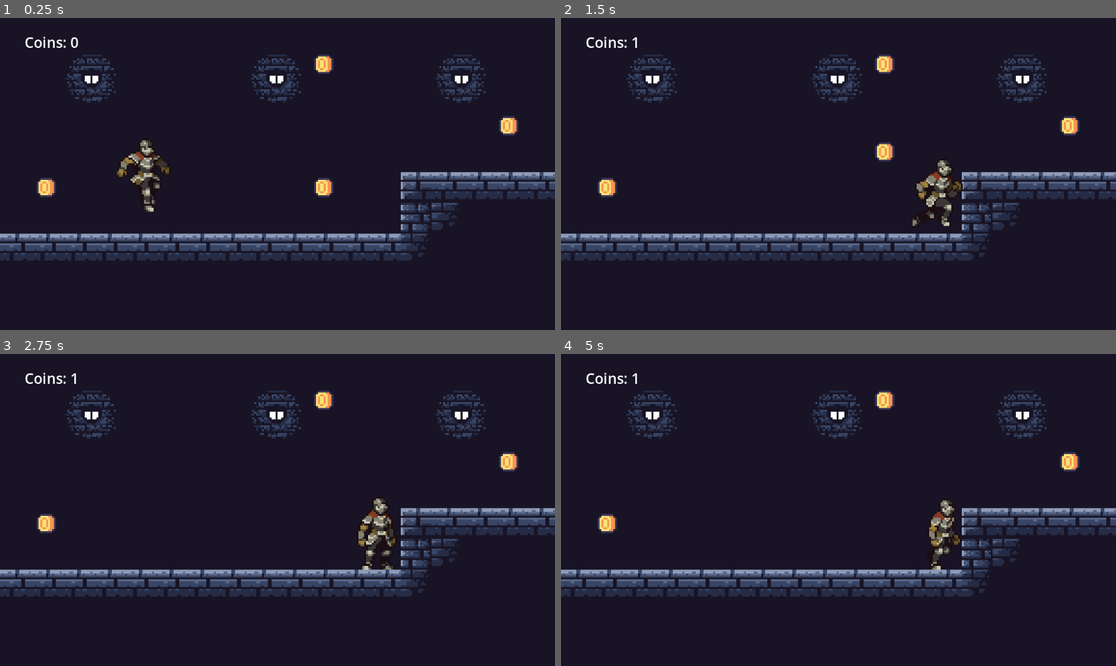
Above: before the commit, frames 1-4 (two rows, left to right).
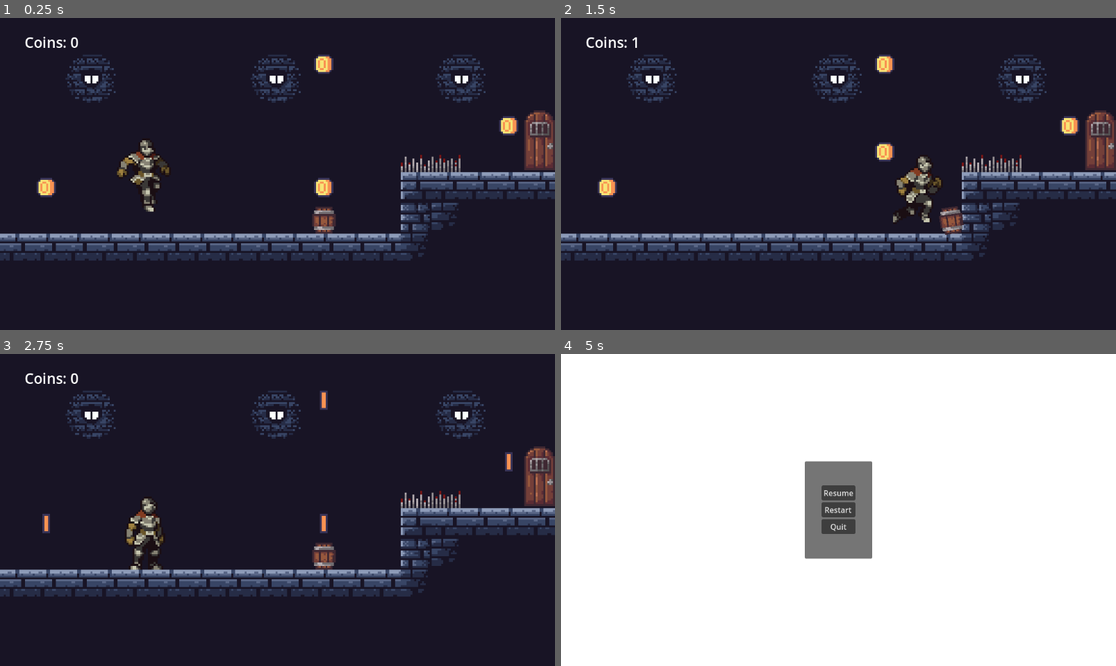
Above: after the commit, the same moments.

Repository: ciekawypl/Zajecia-Godot
Game: Godot game, scene res://levels/level 1/Level 1.tscn
The game is run twice, just before and just after one commit, with the same random seed, the same clock (stepped at 60 frames per second) and the same inputs. This scene is started directly instead of the project's main scene.
Inputs (mouse positions are in pixels of both pictures, inside the frame that each line leads up to):
- Up to frame 1 (0.25 s): no input
- Up to frame 2 (1.5 s): tap Enter (ui_accept) at 0.5, 1.35 s; hold Enter (ui_accept) 0.53-1.28 s; hold Right (right) from 0.53 s (still down)
- Up to frame 3 (2.75 s): tap Enter (ui_accept) at 1.52, 1.82 s; release Right (right) at 2 s; click (277, 506) at 2 s, where only the run after the commit has a clickable "Restart"
- Up to frame 4 (5 s): hold Left (left) 2.78-3.53 s; hold Enter (ui_accept) 2.78-3.53 s; hold Right (right) from 3.53 s (still down); tap Enter (ui_accept) at 3.6, 3.77, 4.07 s; hold Enter (ui_accept) from 4.28 s (still down); tap Escape (esc, bound only after the commit) at 4.9 s

The runs differ from the first frame. In frame 1, 1.6% of the frame differs, in the area x 56-100%, y 29-70%; in frame 2, 2.7%; in frame 3, 3.5%; in frame 4, 100%, in the area x 0-100%, y 0-100%.

Commit message:
06.03.24r

Diff:
--- a/levels/level 1/Level 1.tscn
+++ b/levels/level 1/Level 1.tscn
@@ -1,9 +1,15 @@
-[gd_scene load_steps=8 format=3 uid="uid://bhj2odnuo21lb"]
+[gd_scene load_steps=14 format=3 uid="uid://bhj2odnuo21lb"]
 
 [ext_resource type="Script" path="res://levels/level 1/Level 1.gd" id="1_f2bu3"]
 [ext_resource type="Texture2D" uid="uid://8q6eslxw7nc2" path="res://assets/Dungeon Tile Set.png" id="1_ihsop"]
 [ext_resource type="PackedScene" uid="uid://us5giql1f3ma" path="res://objects/player/Player.tscn" id="2_4pgdi"]
 [ext_resource type="PackedScene" uid="uid://ba3cvr4hi8aq7" path="res://objects/coin/coin.tscn" id="2_wk5sg"]
+[ext_resource type="PackedScene" uid="uid://b165j8sxffqje" path="res://objects/Spikes/spikes.tscn" id="5_hq4hn"]
+[ext_resource type="PackedScene" uid="uid://dwkqbxn2fbs2r" path="res://menus/pause menu/pause menu.tscn" id="5_urcgv"]
+[ext_resource type="PackedScene" uid="uid://yyyam4sywc0v" path="res://objects/box/box.tscn" id="6_880s0"]
+[ext_resource type="PackedScene" uid="uid://dhlf7xa6hroms" path="res://objects/Door/door.tscn" id="6_dj5wn"]
+[ext_resource type="PackedScene" uid="uid://dmt6skls37cy2" path="res://menus/lose menu/lose menu.tscn" id="9_78fgw"]
+[ext_resource type="PackedScene" uid="uid://p5ylo8pt3a8x" path="res://menus/win menu/win menu.tscn" id="10_axify"]
 
 [sub_resource type="TileSetAtlasSource" id="TileSetAtlasSource_766le"]
 texture = ExtResource("1_ihsop")
@@ -417,6 +423,9 @@
 
 [sub_resource type="TileSetScenesCollectionSource" id="TileSetScenesCollectionSource_lwsq6"]
 scenes/1/scene = ExtResource("2_wk5sg")
+scenes/2/scene = ExtResource("5_hq4hn")
+scenes/3/scene = ExtResource("6_dj5wn")
+scenes/4/scene = ExtResource("6_880s0")
 
 [sub_resource type="TileSet" id="TileSet_10evg"]
 physics_layer_0/collision_layer = 1
@@ -426,9 +435,6 @@
 [node name="Level1" type="Node2D"]
 texture_filter = 1
 script = ExtResource("1_f2bu3")
-
-[node name="Player" parent="." instance=ExtResource("2_4pgdi")]
-position = Vector2(323, 256)
 
 [node name="TileMap" type="TileMap" parent="."]
 scale = Vector2(4, 4)
@@ -438,7 +444,10 @@
 layer_0/z_index = -1
 layer_0/tile_data = PackedInt32Array(0, 131072, 2, 65536, 131072, 2, 131072, 131072, 2, 196608, 131072, 2, 262144, 1310 …(4683 unchanged characters)…
 layer_1/name = "top"
-layer_1/tile_data = PackedInt32Array(196624, 1, 65536, 65546, 1, 65536, 327681, 1, 65536, 327690, 1, 65536)
+layer_1/tile_data = PackedInt32Array(196624, 1, 65536, 65546, 1, 65536, 327681, 1, 65536, 327690, 1, 65536, 262157, 1, 131072, 262161, 1, 196608, 393226, 1, 262144)
+
+[node name="Player" parent="." instance=ExtResource("2_4pgdi")]
+position = Vector2(323, 256)
 
 [node name="Label" type="Label" parent="."]
 offset_left = 51.0
@@ -448,8 +457,21 @@
 theme_override_font_sizes/font_size = 30
 text = "Coins: 0"
 
+[node name="CanvasLayer" type="CanvasLayer" parent="."]
+
+[node name="Pause Menu" parent="CanvasLayer" instance=ExtResource("5_urcgv")]
+visible = false
+
+[node name="lose menu" parent="CanvasLayer" instance=ExtResource("9_78fgw")]
+visible = false
+
+[node name="win menu" parent="CanvasLayer" instance=ExtResource("10_axify")]
+visible = false
+
+[connection signal="body_entered" from="TileMap/Door" to="TileMap/Door" method="_on_body_entered"]
+[connection signal="body_entered" from="TileMap/Spikes" to="TileMap/Spikes" method="_on_body_entered"]
+[connection signal="body_entered" from="TileMap/Coin" to="TileMap/Coin" method="_on_body_entered"]
+[connection signal="body_entered" from="TileMap/@Area2D@124582" to="TileMap/@Area2D@124582" method="_on_body_entered"]
+[connection signal="body_entered" from="TileMap/@Area2D@124583" to="TileMap/@Area2D@124583" method="_on_body_entered"]
+[connection signal="body_entered" from="TileMap/@Area2D@124584" to="TileMap/@Area2D@124584" method="_on_body_entered"]
 [connection signal="coinCollected" from="Player" to="." method="_on_player_coin_collected"]
-[connection signal="body_entered" from="TileMap/Coin" to="TileMap/Coin" method="_on_body_entered"]
-[connection signal="body_entered" from="TileMap/@Area2D@60439" to="TileMap/@Area2D@60439" method="_on_body_entered"]
-[connection signal="body_entered" from="TileMap/@Area2D@60440" to="TileMap/@Area2D@60440" method="_on_body_entered"]
-[connection signal="body_entered" from="TileMap/@Area2D@62228" to="TileMap/@Area2D@62228" method="_on_body_entered"]
--- /dev/null
+++ b/menus/lose menu/lose menu.gd
@@ -0,0 +1,18 @@
+extends Control
+
+func  resume():
+	get_tree().paused = false
+func pause():
+	get_tree().paused = true
+
+
+func _on_restart_pressed():
+	resume()
+	get_tree().reload_current_scene()
+	hide()
+
+
+func _on_quit_pressed():
+	resume()
+	hide()
+	SceneLoader.loadScene("res://menus/level select/Level Select.tscn")
--- /dev/null
+++ b/menus/lose menu/lose menu.tscn
@@ -0,0 +1,58 @@
+[gd_scene load_steps=2 format=3 uid="uid://dmt6skls37cy2"]
+
+[ext_resource type="Script" path="res://menus/lose menu/lose menu.gd" id="1_dx531"]
+
+[node name="lose menu" type="Control"]
+process_mode = 3
+layout_mode = 3
+anchors_preset = 15
+anchor_right = 1.0
+anchor_bottom = 1.0
+grow_horizontal = 2
+grow_vertical = 2
+script = ExtResource("1_dx531")
+
+[node name="ColorRect" type="ColorRect" parent="."]
+layout_mode = 1
+anchors_preset = 15
+anchor_right = 1.0
+anchor_bottom = 1.0
+grow_horizontal = 2
+grow_vertical = 2
+
+[node name="PanelContainer" type="PanelContainer" parent="."]
+layout_mode = 1
+anchors_preset = 8
+anchor_left = 0.5
+anchor_top = 0.5
+anchor_right = 0.5
+anchor_bottom = 0.5
+offset_left = -67.0
+offset_top = -93.0
+offset_right = 67.0
+offset_bottom = 93.0
+grow_horizontal = 2
+grow_vertical = 2
+
+[node name="VBoxContainer" type="VBoxContainer" parent="PanelContainer"]
+layout_mode = 2
+size_flags_horizontal = 4
+size_flags_vertical = 4
+
+[node name="You Lost" type="Label" parent="PanelContainer/VBoxContainer"]
+layout_mode = 2
+text = "You Lost"
+
+[node name="Restart" type="Button" parent="PanelContainer/VBoxContainer"]
+layout_mode = 2
+text = "Restart
+"
+
+[node name="Quit" type="Button" parent="PanelContainer/VBoxContainer"]
+process_mode = 3
+layout_mode = 2
+text = "Quit
+"
+
+[connection signal="pressed" from="PanelContainer/VBoxContainer/Restart" to="." method="_on_restart_pressed"]
+[connection signal="pressed" from="PanelContainer/VBoxContainer/Quit" to="." method="_on_quit_pressed"]
--- /dev/null
+++ b/menus/pause menu/pause menu.gd
@@ -0,0 +1,39 @@
+extends Control
+
+
+func resume():
+	get_tree().paused = false
+
+func pause():
+	get_tree().paused = true
+
+
+func testEsc():
+	if Input.is_action_just_pressed("esc") and get_tree().paused == false:
+		pause()
+		show()
+	elif Input.is_action_just_pressed("esc") and get_tree().paused == true:
+		resume()
+		hide()
+
+
+
+
+func _on_resume_pressed():
+	resume()
+	hide()
+
+
+func _on_restart_pressed():
+	resume()
+	get_tree().reload_current_scene()
+	hide()
+
+
+func _on_quit_pressed():
+	resume()
+	SceneLoader.loadScene("res://menus/level select/Level Select.tscn")
+	hide()
+
+func _process(delta):
+	testEsc()
--- /dev/null
+++ b/menus/pause menu/pause menu.tscn
@@ -0,0 +1,56 @@
+[gd_scene load_steps=2 format=3 uid="uid://dwkqbxn2fbs2r"]
+
+[ext_resource type="Script" path="res://menus/pause menu/pause menu.gd" id="1_cn5mw"]
+
+[node name="Pause Menu" type="Control"]
+process_mode = 3
+layout_mode = 3
+anchors_preset = 15
+anchor_right = 1.0
+anchor_bottom = 1.0
+grow_horizontal = 2
+grow_vertical = 2
+script = ExtResource("1_cn5mw")
+
+[node name="ColorRect" type="ColorRect" parent="."]
+layout_mode = 1
+anchors_preset = 15
+anchor_right = 1.0
+anchor_bottom = 1.0
+grow_horizontal = 2
+grow_vertical = 2
+
+[node name="PanelContainer" type="PanelContainer" parent="."]
+layout_mode = 1
+anchors_preset = 8
+anchor_left = 0.5
+anchor_top = 0.5
+anchor_right = 0.5
+anchor_bottom = 0.5
+offset_left = -70.0
+offset_top = -101.0
+offset_right = 70.0
+offset_bottom = 101.0
+grow_horizontal = 2
+grow_vertical = 2
+
+[node name="VBoxContainer" type="VBoxContainer" parent="PanelContainer"]
+layout_mode = 2
+size_flags_horizontal = 4
+size_flags_vertical = 4
+
+[node name="Resume" type="Button" parent="PanelContainer/VBoxContainer"]
+layout_mode = 2
+text = "Resume"
+
+[node name="Restart" type="Button" parent="PanelContainer/VBoxContainer"]
+layout_mode = 2
+text = "Restart"
+
+[node name="Quit" type="Button" parent="PanelContainer/VBoxContainer"]
+layout_mode = 2
+text = "Quit"
+
+[connection signal="pressed" from="PanelContainer/VBoxContainer/Resume" to="." method="_on_resume_pressed"]
+[connection signal="pressed" from="PanelContainer/VBoxContainer/Restart" to="." method="_on_restart_pressed"]
+[connection signal="pressed" from="PanelContainer/VBoxContainer/Quit" to="." method="_on_quit_pressed"]
--- /dev/null
+++ b/menus/win menu/win menu.gd
@@ -0,0 +1,8 @@
+extends Control
+
+
+
+
+func _on_button_pressed():
+	get_tree().paused = false
+	SceneLoader.loadScene("res://menus/level select/Level Select.tscn")
--- /dev/null
+++ b/menus/win menu/win menu.tscn
@@ -0,0 +1,51 @@
+[gd_scene load_steps=2 format=3 uid="uid://p5ylo8pt3a8x"]
+
+[ext_resource type="Script" path="res://menus/win menu/win menu.gd" id="1_xjs0a"]
+
+[node name="win menu" type="Control"]
+process_mode = 3
+layout_mode = 3
+anchors_preset = 15
+anchor_right = 1.0
+anchor_bottom = 1.0
+grow_horizontal = 2
+grow_vertical = 2
+script = ExtResource("1_xjs0a")
+
+[node name="ColorRect" type="ColorRect" parent="."]
+layout_mode = 1
+anchors_preset = 15
+anchor_right = 1.0
+anchor_bottom = 1.0
+grow_horizontal = 2
+grow_vertical = 2
+
+[node name="PanelContainer" type="PanelContainer" parent="."]
+layout_mode = 1
+anchors_preset = 8
+anchor_left = 0.5
+anchor_top = 0.5
+anchor_right = 0.5
+anchor_bottom = 0.5
+offset_left = -69.0
+offset_top = -58.0
+offset_right = 69.0
+offset_bottom = 58.0
+grow_horizontal = 2
+grow_vertical = 2
+
+[node name="VBoxContainer" type="VBoxContainer" parent="PanelContainer"]
+layout_mode = 2
+size_flags_horizontal = 4
+size_flags_vertical = 4
+
+[node name="Label" type="Label" parent="PanelContainer/VBoxContainer"]
+layout_mode = 2
+text = "You Won"
+
+[node name="Button" type="Button" parent="PanelContainer/VBoxContainer"]
+process_mode = 3
+layout_mode = 2
+text = "NEXT"
+
+[connection signal="pressed" from="PanelContainer/VBoxContainer/Button" to="." method="_on_button_pressed"]
--- /dev/null
+++ b/objects/Door/door.gd
@@ -0,0 +1,10 @@
+extends Area2D
+
+
+
+
+func _on_body_entered(body):
+	if body.name == "Player":
+		await get_tree().create_timer(0.2).timeout
+		get_tree().paused = true
+		body.onDoorColision()
--- /dev/null
+++ b/objects/Door/door.tscn
@@ -0,0 +1,20 @@
+[gd_scene load_steps=4 format=3 uid="uid://dhlf7xa6hroms"]
+
+[ext_resource type="Script" path="res://objects/Door/door.gd" id="1_dm3da"]
+[ext_resource type="Texture2D" uid="uid://dsmnse7k344k5" path="res://objects/Door/door.png" id="1_iefuc"]
+
+[sub_resource type="RectangleShape2D" id="RectangleShape2D_to7vp"]
+size = Vector2(16, 30)
+
+[node name="Door" type="Area2D"]
+texture_filter = 1
+position = Vector2(0, -8)
+script = ExtResource("1_dm3da")
+
+[node name="Sprite2D" type="Sprite2D" parent="."]
+texture = ExtResource("1_iefuc")
+
+[node name="CollisionShape2D" type="CollisionShape2D" parent="."]
+shape = SubResource("RectangleShape2D_to7vp")
+
+[connection signal="body_entered" from="." to="." method="_on_body_entered"]
--- /dev/null
+++ b/objects/Spikes/spikes.gd
@@ -0,0 +1,10 @@
+extends Area2D
+
+
+
+
+func _on_body_entered(body):
+	if body.name == "Player":
+		await get_tree().create_timer(0.2).timeout
+		get_tree().paused = true
+		body.onSpikeColision()
--- /dev/null
+++ b/objects/Spikes/spikes.tscn
@@ -0,0 +1,21 @@
+[gd_scene load_steps=4 format=3 uid="uid://b165j8sxffqje"]
+
+[ext_resource type="Texture2D" uid="uid://dtt7y0lqwhc1q" path="res://objects/Spikes/spikes.png" id="1_03fga"]
+[ext_resource type="Script" path="res://objects/Spikes/spikes.gd" id="1_rfvpo"]
+
+[sub_resource type="RectangleShape2D" id="RectangleShape2D_bpl8g"]
+size = Vector2(32, 8)
+
+[node name="Spikes" type="Area2D"]
+position = Vector2(8, 0)
+script = ExtResource("1_rfvpo")
+
+[node name="CollisionShape2D" type="CollisionShape2D" parent="."]
+position = Vector2(0, 4)
+shape = SubResource("RectangleShape2D_bpl8g")
+
+[node name="Sprite2D" type="Sprite2D" parent="."]
+texture_filter = 1
+texture = ExtResource("1_03fga")
+
+[connection signal="body_entered" from="." to="." method="_on_body_entered"]
--- /dev/null
+++ b/objects/box/box.tscn
@@ -0,0 +1,23 @@
+[gd_scene load_steps=3 format=3 uid="uid://yyyam4sywc0v"]
+
+[ext_resource type="Texture2D" uid="uid://d3koxpbrsks4n" path="res://objects/box/box.png" id="1_pqols"]
+
+[sub_resource type="RectangleShape2D" id="RectangleShape2D_6mcsu"]
+size = Vector2(14, 15)
+
+[node name="box" type="RigidBody2D"]
+texture_filter = 1
+scale = Vector2(0.25, 0.25)
+mass = 0.1
+metadata/_edit_group_ = true
+
+[node name="Sprite2D" type="Sprite2D" parent="."]
+position = Vector2(0.500002, 0.5)
+scale = Vector2(3.4375, 3.6875)
+texture = ExtResource("1_pqols")
+
+[node name="CollisionShape2D" type="CollisionShape2D" parent="."]
+texture_filter = 2
+position = Vector2(0, 0.5)
+scale = Vector2(4, 4)
+shape = SubResource("RectangleShape2D_6mcsu")
--- a/objects/player/player.gd
+++ b/objects/player/player.gd
@@ -4,10 +4,16 @@
 var gravity = speed / 15
 var jump = speed * 1.5
 var direction :Vector2
+var push_force= 80
 
 @export var coins = 0
 signal coinCollected
 
+func onSpikeColision():
+	$"../CanvasLayer/lose menu".show()
+
+func onDoorColision():
+	$"../CanvasLayer/win menu".show()
 
 func onCoinCollision():
 	coins += 1
@@ -43,3 +49,8 @@
 
 	move_and_slide()
 	playAnimations()
+#Lupa do kolizji RigidBody2D
+	for i in get_slide_collision_count():
+		var c = get_slide_collision(i)
+		if c.get_collider() is RigidBody2D:
+			c.get_collider().apply_central_impulse(-c.get_normal() * push_force )
--- a/project.godot
+++ b/project.godot
@@ -19,6 +19,14 @@
 
 SceneLoader="*res://scripts/SceneLoader.gd"
 
+[file_customization]
+
+folder_colors={
+"res://levels/": "blue",
+"res://menus/": "green",
+"res://objects/": "purple"
+}
+
 [input]
 
 left={
@@ -36,6 +44,11 @@
 "events": [Object(InputEventKey,"resource_local_to_scene":false,"resource_name":"","device":-1,"window_id":0,"alt_press …(182 unchanged characters)…
 ]
 }
+esc={
+"deadzone": 0.5,
+"events": [Object(InputEventKey,"resource_local_to_scene":false,"resource_name":"","device":-1,"window_id":0,"alt_pressed":false,"shift_pressed":false,"ctrl_pressed":false,"meta_pressed":false,"pressed":false,"keycode":0,"physical_keycode":4194305,"key_label":0,"unicode":0,"echo":false,"script":null)
+]
+}
 
 [rendering]
 
Binary file added: objects/Door/door.png
Not shown, added: objects/Door/door.png.import
Binary file added: objects/Spikes/spikes.png
Not shown, added: objects/Spikes/spikes.png.import
Binary file added: objects/box/box.png
Not shown, added: objects/box/box.png.import
